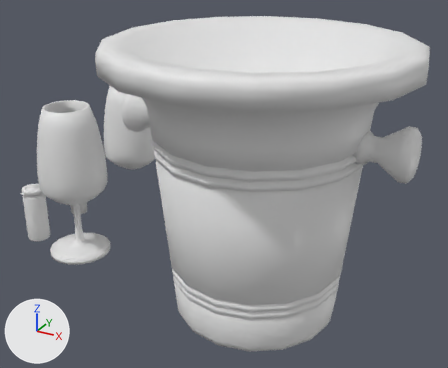
The Blender file Assets/Models/Fbx/Models_SelfCreated.blend as it was, and as the next commit left it.
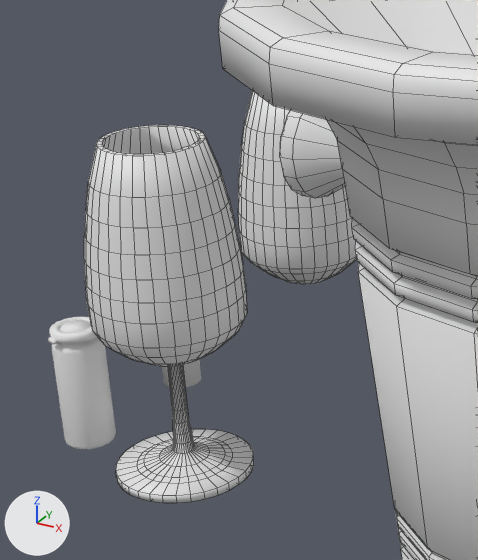
Each version is shown whole from a camera (50 mm lens) standing at (6.2, -13.07, 9.93) and looking at (-1.22, 0.44, 3.18), then close up on the part from 0% to 46% of the width and 13% to 79% of the height. Lighting does not change. The marker at lower left points along +X, +Y and +Z. The close-ups show mesh edges as thin lines.

Objects in the first close-up: 'color_probe_glass', 'color_probe_glass top', 'spucknapf', 'wine_glass', 'wine_glass_fill'.
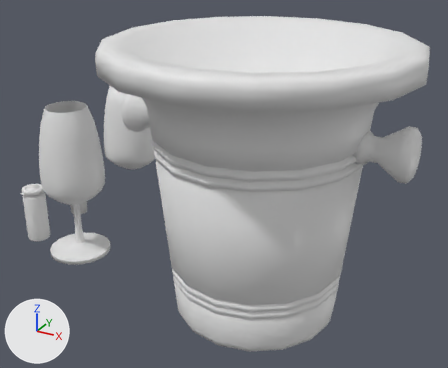
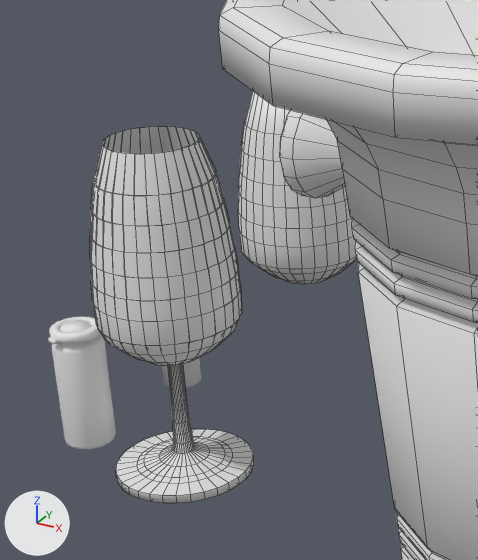
What differs and where, as boxes [x1, y1, x2, y2] in the close-ups (478 x 560 px; the box of a moved part takes in the faces that stretch with it):
'wine_glass', reshaped: before [84, 125, 254, 503]; after [90, 127, 254, 503]
part 1 of me_circle, moved or reshaped: before [84, 125, 247, 366]; after [90, 127, 242, 365]
part 2 of me_circle, shading changed: [102, 127, 254, 503] in both

Edits to the bpy script that builds the scene:
```text
Change me_circle:
    used by ob_wine_glass; location = (-6.22, 0.0, 0.0)
    remove me_circle.from_pydata(...)  # 1090 vertices, 1120 faces; spans x -1.03..1.03, y -1.03..1.03, z 0.0..4.74
    add me_circle.from_pydata(...)  # 1090 vertices, 1120 faces; spans x -0.96..0.96, y -0.96..0.96, z 0.0..4.74
    me_circle part 1: 352 of 1090 vertices moved; they spanned x -1.03..1.03, y -1.03..1.03, z 1.79..4.74 and now span x -0.96..0.96, y -0.96..0.96, z 1.79..4.74; mean shift (0.0, 0.0, 0.0); largest move (1.01, 0.2, 2.66) -> (0.94, 0.19, 2.66)
    me_circle part 2: edges marked sharp go from 0 to 160
```
